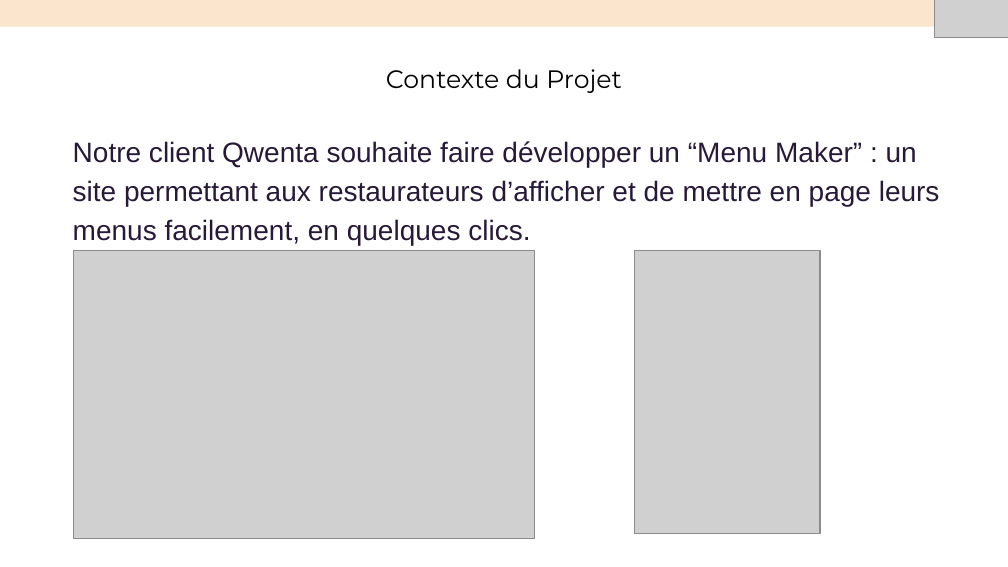
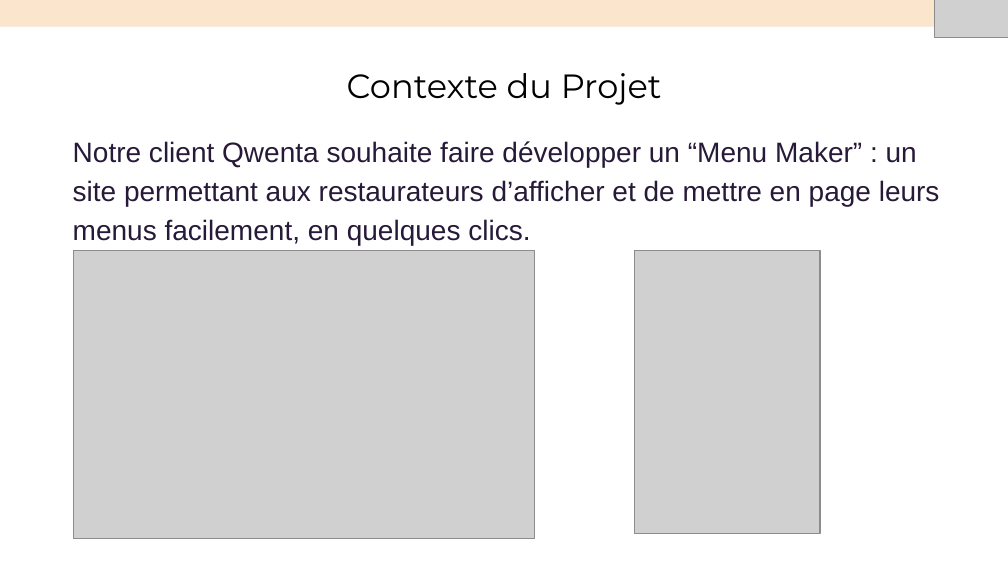
Before and after one commit to fredcentvin/Menu-Maker-by-QWENTA, a slide deck: slide 3 of Présentation+Soufiane.pptx. Drawn at 1008x567 pixels with LibreOffice and Linux fonts; fonts in the diff are those of the drawing; grey boxes stand for pictures. Boxes give left, top, right and bottom in pixels: in the first picture for what was removed or moved away, otherwise in the second. Text is boxed around its words. In the diff, an @@ line names an element or a change of style, - is before the commit and + after.

```diff
--- a/Présentation+Soufiane.pptx
+++ b/Présentation+Soufiane.pptx
@@ title "Contexte du Projet" at [347,73,662,105]: size 18 to 24 pt @@
```
Also in this commit, not shown: 10 other slides changed, 1 slide added, 1 other file.
